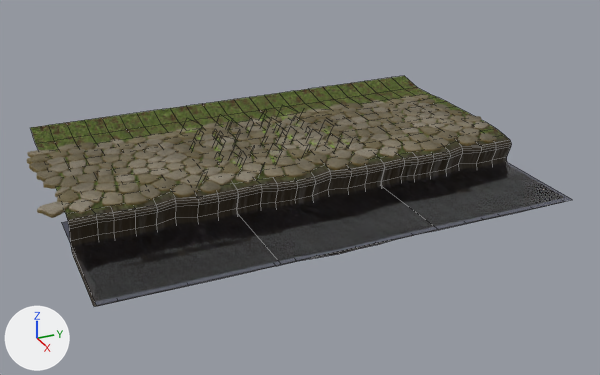
Renders of the Blender file models/brookpath/path.blend from each side of a commit.
Before and after are seen from a 50 mm lens placed at (24.15, -10.11, 10.25), pointed at (0.7, 0.44, -1.48). Lighting does not change. The marker at lower left points along +X, +Y and +Z. Mesh edges are drawn as thin lines on the coarser meshes.

The scene before the commit, as lines of its bpy script (objects in view):
```python
ob_ground = bpy.data.objects.new('ground', me_plane_002)
ob_ground.location = (0.0, 0.0, 0.0)
ob_ground.scale = (2.5, 2.5, 2.5)
ob_ground_001 = bpy.data.objects.new('ground.001', me_plane_005)
ob_ground_001.location = (0.0, 5.0, 0.0)
ob_ground_001.scale = (2.5, 2.5, 2.5)
ob_ground_002 = bpy.data.objects.new('ground.002', me_plane_006)
ob_ground_002.location = (0.0, -5.0, 0.0)
ob_ground_002.scale = (2.5, 2.5, 2.5)
ob_rocks_001 = bpy.data.objects.new('rocks.001', me_plane_007)
ob_rocks_001.location = (0.0, 5.0, 0.0)
ob_rocks_001.scale = (2.5, 2.5, 2.5)
ob_water = bpy.data.objects.new('water', me_plane_003)
ob_water.location = (3.5, 0.0, -1.01)
ob_water_001 = bpy.data.objects.new('water.001', me_plane_011)
ob_water_001.location = (3.5, 5.0, -1.01)
ob_water_002 = bpy.data.objects.new('water.002', me_plane_012)
ob_water_002.location = (3.5, -5.0, -1.01)
# me_plane_002
# before: 108 (1.08, -1.0, -0.44), 109 (1.08, 1.0, -0.44), 110 (1.04, -0.68, -0.44), 111 (1.08, -0.5, -0.44), 112 (1.08, -0.25, -0.44)
# before: 113 (1.08, 0.0, -0.44), 114 (1.0, 0.25, -0.44), 115 (1.08, 0.5, -0.44), 116 (1.08, 0.75, -0.44), 117 (2.27, -1.0, -0.44)
# before: 118 (2.27, 1.0, -0.44), 119 (2.27, -0.75, -0.44), 120 (2.27, -0.5, -0.44), 121 (2.27, -0.25, -0.44), 122 (2.27, 0.0, -0.44)
# before: 123 (2.27, 0.25, -0.44), 124 (2.27, 0.5, -0.44), 125 (2.27, 0.75, -0.44)
# before: 135 (-1.78, -1.0, 0.08), 136 (-1.78, 1.0, 0.08), 137 (-1.78, 0.75, 0.08), 138 (-1.78, 0.5, 0.08), 139 (-1.78, 0.25, 0.08)
# before: 140 (-1.78, 0.0, 0.08), 141 (-1.78, -0.25, 0.08), 142 (-1.78, -0.5, 0.08), 143 (-1.78, -0.75, 0.08)
# me_plane_005
# before: 108 (1.08, -1.0, -0.44), 109 (1.08, 1.0, -0.44), 110 (1.04, -0.68, -0.44), 111 (1.08, -0.5, -0.44), 112 (1.08, -0.25, -0.44)
# before: 113 (1.08, 0.0, -0.44), 114 (1.0, 0.25, -0.44), 115 (1.08, 0.5, -0.44), 116 (1.08, 0.75, -0.44), 117 (2.27, -1.0, -0.44)
# before: 118 (2.27, 1.0, -0.44), 119 (2.27, -0.75, -0.44), 120 (2.27, -0.5, -0.44), 121 (2.27, -0.25, -0.44), 122 (2.27, 0.0, -0.44)
# before: 123 (2.27, 0.25, -0.44), 124 (2.27, 0.5, -0.44), 125 (2.27, 0.75, -0.44)
# me_plane_006
# before: 108 (1.08, -1.0, -0.44), 109 (1.08, 1.0, -0.44), 110 (1.04, -0.68, -0.44), 111 (1.08, -0.5, -0.44), 112 (1.08, -0.25, -0.44)
# before: 113 (1.08, 0.0, -0.44), 114 (1.0, 0.25, -0.44), 115 (1.08, 0.5, -0.44), 116 (1.08, 0.75, -0.44), 117 (2.27, -1.0, -0.44)
# before: 118 (2.27, 1.0, -0.44), 119 (2.27, -0.75, -0.44), 120 (2.27, -0.5, -0.44), 121 (2.27, -0.25, -0.44), 122 (2.27, 0.0, -0.44)
# before: 123 (2.27, 0.25, -0.44), 124 (2.27, 0.5, -0.44), 125 (2.27, 0.75, -0.44)
# also in view: 'rocks' at (-0.04, -0.33, -0.06); 'rocks.002' at (-0.04, -5.32, -0.06)
```
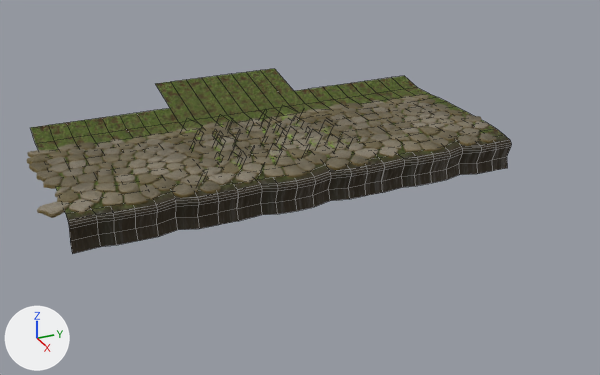
Changed parts and their boxes [x1, y1, x2, y2] in the pictures (600 x 375 px; the box of a moved part takes in the faces that stretch with it):
'ground', reshaped (12% narrower, 13% shorter): before [170, 91, 431, 266]; after [156, 69, 385, 221]
'water.002', deleted: before [61, 214, 281, 305]
'ground.002', reshaped (15% narrower, 26% shorter): before [31, 108, 276, 307]; after [31, 108, 238, 254]
'water', deleted: before [239, 186, 437, 264]
'ground.001', reshaped (19% narrower, 25% shorter): before [294, 76, 562, 232]; after [294, 76, 512, 193]
'water.001', deleted: before [382, 162, 573, 229]
part 1 of me_plane_002, deleted: before [276, 231, 431, 266]
part 2 of me_plane_002, moved or reshaped: before [170, 91, 305, 122]; after [156, 69, 305, 122]
part 3 of me_plane_005, deleted: before [431, 202, 562, 232]
part 4 of me_plane_006, deleted: before [72, 251, 276, 307]

The change, as a list of edits to the scene's bpy script:
```text
Change me_plane_002:
    used by ob_ground; location = (0.0, 0.0, 0.0); scale = (2.5, 2.5, 2.5)
    verts and faces of me_plane_002; kept vertices keep their numbers, new ones are numbered from 144
    remove me_plane_002.from_pydata(...)  # 144 vertices, 120 faces; spans x -1.78..2.27, y -1.0..1.0, z -0.44..0.08
    add me_plane_002.from_pydata(...)  # 135 vertices, 112 faces; spans x -2.56..1.12, y -1.0..1.0, z -0.44..0.24
    me_plane_002 part 1
    add delete_vertices([*range(117, 126)])  # with the faces that use them
    me_plane_002 part 2
    add for i in [*range(135, 144)]: verts[i] += (-0.78, 0.0, 0.16)
Change me_plane_005:
    used by ob_ground_001; location = (0.0, 5.0, 0.0); scale = (2.5, 2.5, 2.5)
    verts and faces of me_plane_005; kept vertices keep their numbers, new ones are numbered from 144
    remove me_plane_005.from_pydata(...)  # 144 vertices, 120 faces; spans x -1.78..2.27, y -1.0..1.0, z -0.44..0.08
    add me_plane_005.from_pydata(...)  # 135 vertices, 112 faces; spans x -1.78..1.12, y -1.0..1.0, z -0.44..0.08
    me_plane_005 part 3
    add delete_vertices([*range(117, 126)])  # with the faces that use them
Change me_plane_006:
    used by ob_ground_002; location = (0.0, -5.0, 0.0); scale = (2.5, 2.5, 2.5)
    verts and faces of me_plane_006; kept vertices keep their numbers, new ones are numbered from 144
    remove me_plane_006.from_pydata(...)  # 144 vertices, 120 faces; spans x -1.78..2.27, y -1.0..1.0, z -0.44..0.08
    add me_plane_006.from_pydata(...)  # 135 vertices, 112 faces; spans x -1.78..1.12, y -1.0..1.0, z -0.44..0.08
    me_plane_006 part 4
    add delete_vertices([*range(117, 126)])  # with the faces that use them
Remove ob_water:
    ob_water = bpy.data.objects.new('water', me_plane_003)
    ob_water.location = (3.5, 0.0, -1.01)
Remove ob_water_001:
    ob_water_001 = bpy.data.objects.new('water.001', me_plane_011)
    ob_water_001.location = (3.5, 5.0, -1.01)
Remove ob_water_002:
    ob_water_002 = bpy.data.objects.new('water.002', me_plane_012)
    ob_water_002.location = (3.5, -5.0, -1.01)
```
